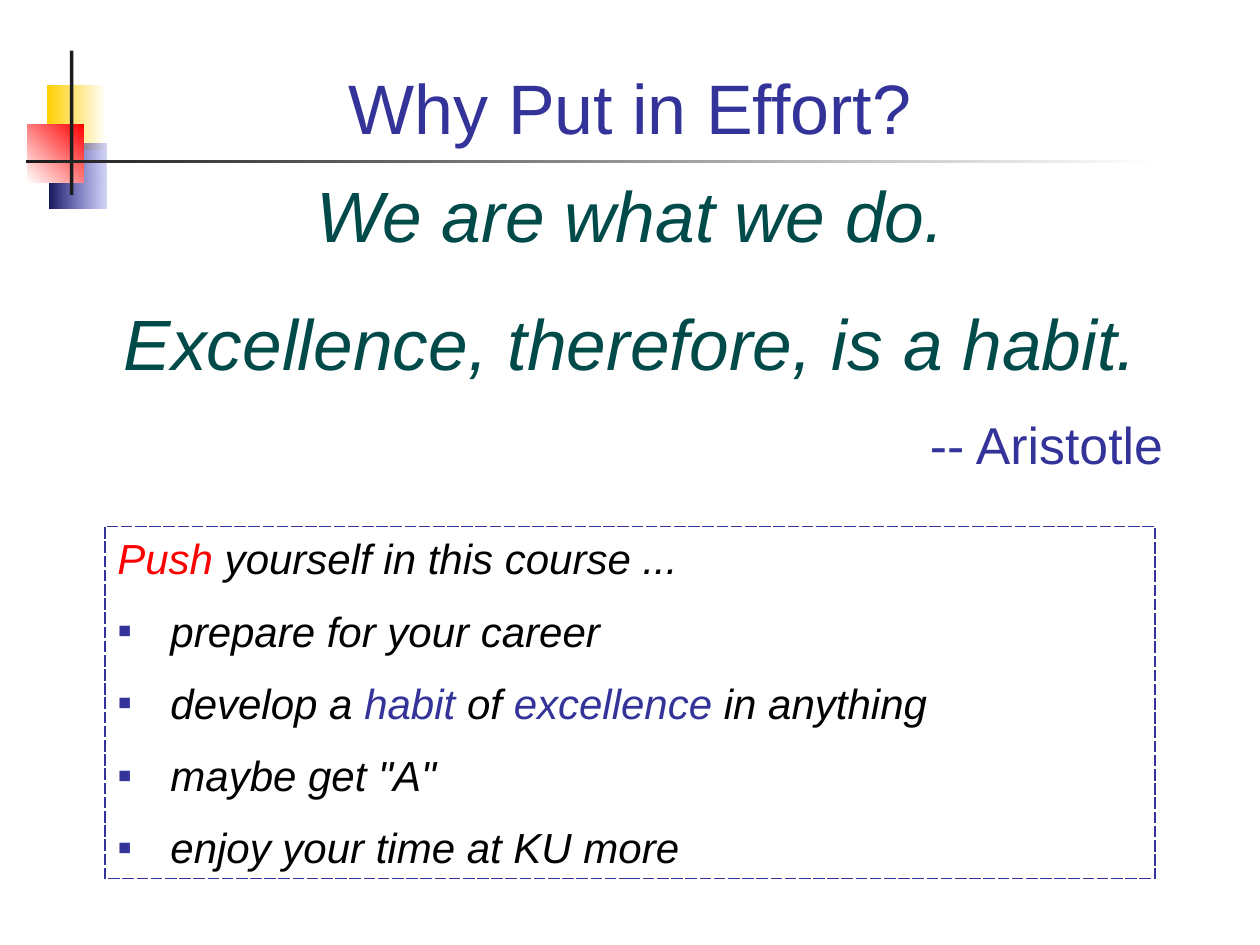
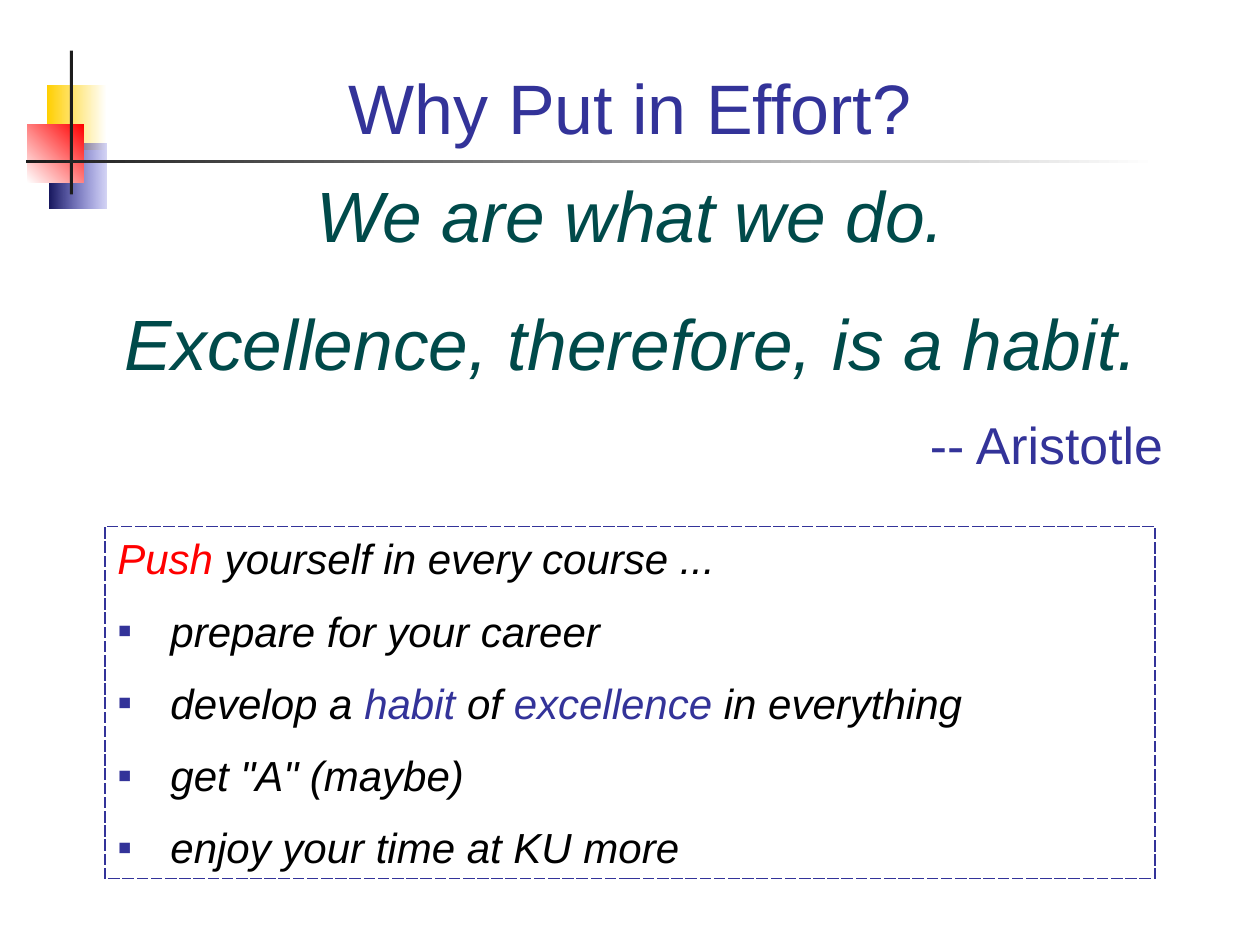
Before and after one commit to skeoop/skeoop.github.io, a slide deck: slide 14 of week1/0-Introduction-to-Course.ppt (slide 13 before the commit). Drawn at 1260x945 pixels with LibreOffice and Linux fonts; fonts in the diff are those of the drawing. Boxes give left, top, right and bottom in pixels: in the first picture for what was removed or moved away, otherwise in the second. Text is boxed around its words. In the diff, an @@ line names an element or a change of style, - is before the commit and + after.

```diff
--- a/week1/0-Introduction-to-Course.ppt
+++ b/week1/0-Introduction-to-Course.ppt
@@ text in rectangle at (117,543,668,583): text changed @@
-Push yourself in this course ...
+Push yourself in every course ...
@@ text in rectangle at (170,688,962,800): text changed @@
-▪ develop a habit of excellence in anything
-▪ maybe get "A"
+▪ develop a habit of excellence in everything
+▪ get "A" (maybe)
```
Also in this commit, not shown: 7 other slides changed, 3 slides added, 2 slides removed, 10 other files.
